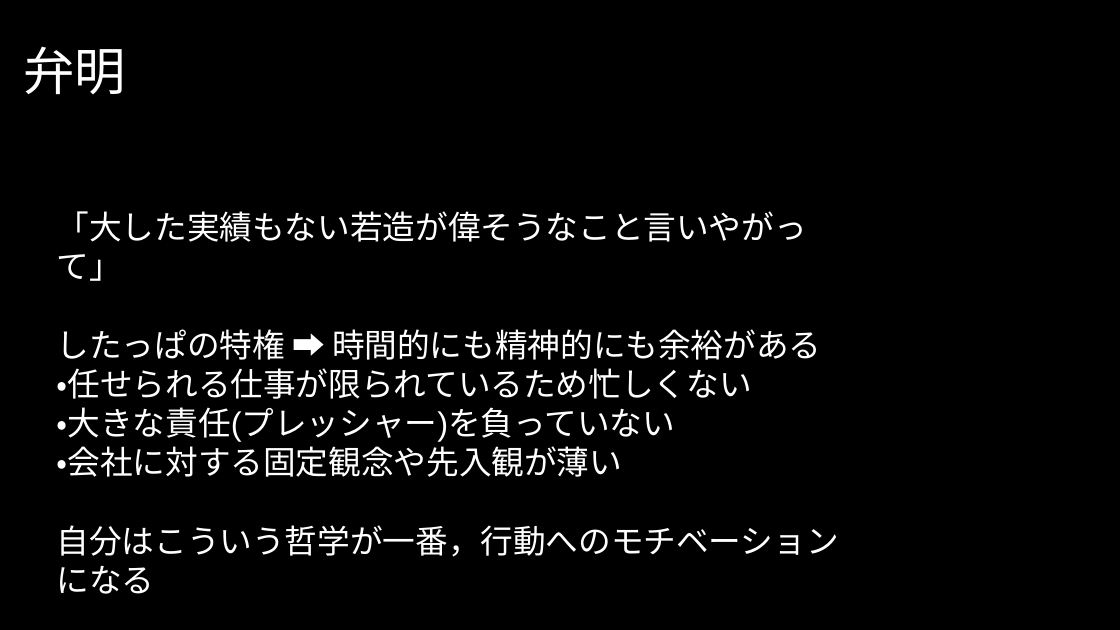
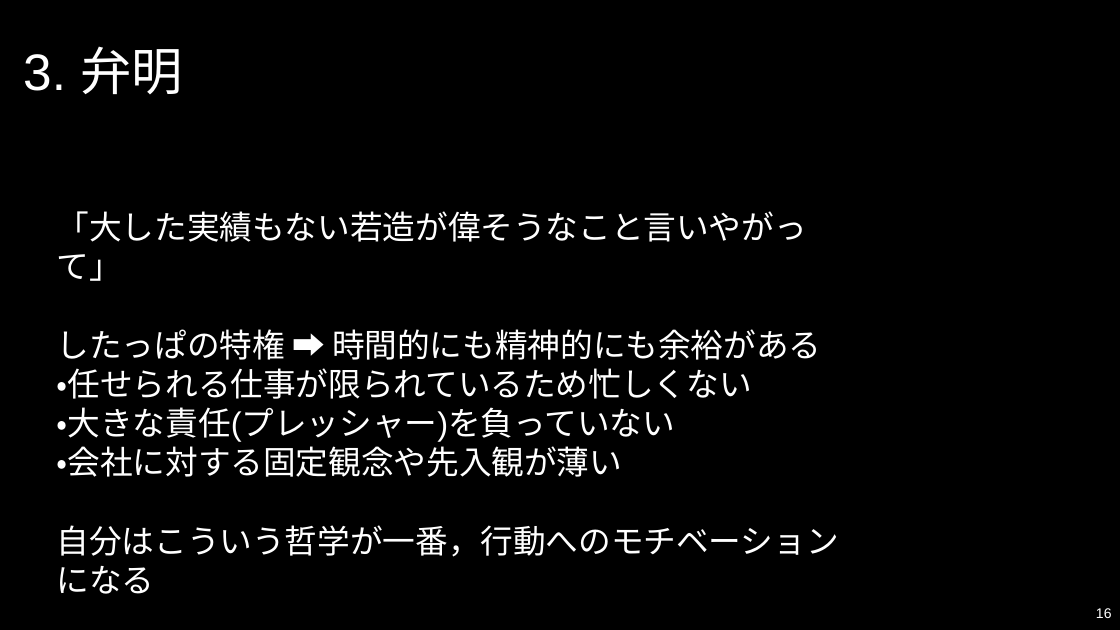
Before and after one commit to Yoshifumi14/stats, a slide deck: slide 16 of slide/統計学とは/LT資料「統計学とは」.pptx (slide 7 before the commit). Drawn at 1120x630 pixels with LibreOffice and Linux fonts; fonts in the diff are those of the drawing; background and template pictures are left out. Boxes give left, top, right and bottom in pixels: in the first picture for what was removed or moved away, otherwise in the second. Text is boxed around its words. In the diff, an @@ line names an element or a change of style, - is before the commit and + after.

```diff
--- a/slide/統計学とは/LT資料「統計学とは」.pptx
+++ b/slide/統計学とは/LT資料「統計学とは」.pptx
@@ title at [23,46,183,94]: text changed @@
-弁明
+3. 弁明
@@ page number added at [1096,608,1112,618], 12 pt, text #FFFFFF @@
+16
```
Also in this commit, not shown: 5 other slides changed, 11 slides added, 2 slides removed, 4 other files.
